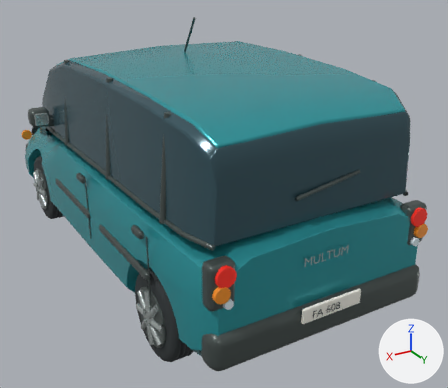
The glTF model vehicles/multum.glb as it was, and as the next commit left it.
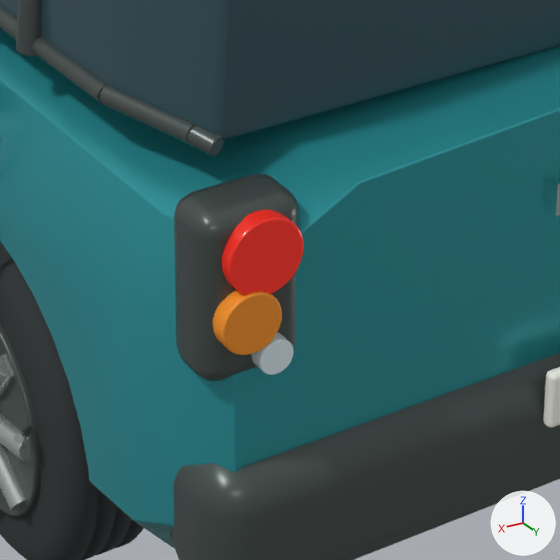
The first picture shows the older version from a 50 mm camera at (2.28, 4.53, 2.7) aimed at (-0.24, 0.33, 0.6). The close-ups show the older and then the newer version on the part from 35% to 68% of the width and 54% to 93% of the height of that picture. Only the edits that show in the close-ups are written down. Lighting does not change. The marker at lower right points along +X, +Y and +Z. Where no turn or scale is listed for an object, it has been applied to the vertices. Vertices at exactly the same position are counted once.

In view in the first close-up: 'Däck.003', 'Panoramic glasshouse', 'Rear bumper', 'Rear indicator lens.001', 'Rear lamp housing.001', 'Reversing lens.001', 'Rounded body and short bonnet', 'Tail lamp.001', 'Wheel hub barrel.003', 'Window lower seal.013', 'Window lower seal.014', 'Window pillar.005' and 8 more.
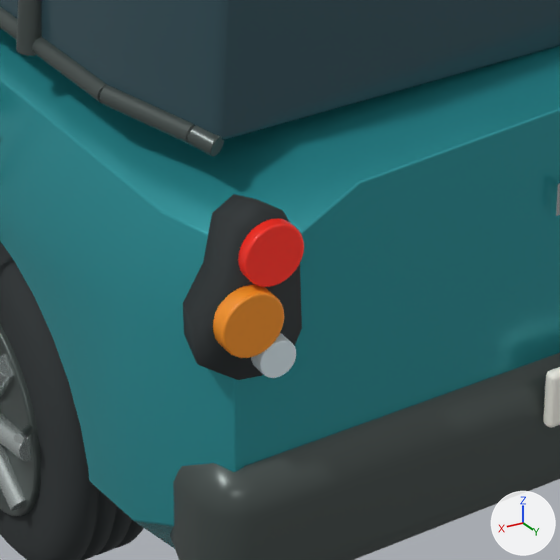
Where the change shows, as pixel boxes [x1, y1, x2, y2] in the close-ups (560 x 560 px):
'Rear lamp housing.001', reshaped, moved (10% shorter)
    before: [174, 174, 299, 381]
    after: [183, 194, 302, 380]
'Tail lamp.001', reshaped, moved (19% narrower, 20% shorter)
    before: [222, 210, 304, 295]
    after: [238, 219, 304, 287]
'Rear indicator lens.001', moved
    before: [213, 290, 282, 355]
    after: [213, 285, 284, 358]
'Reversing lens.001', moved
    before: [251, 332, 293, 375]
    after: [251, 333, 296, 378]
part 1 of me_cube_015, deleted
    before: [174, 174, 299, 381]
part 2 of me_cube_015, added
    after: [183, 194, 302, 380]

Diff of the bpy script that builds the scene:
```diff
--- a/vehicles/multum.glb.py
+++ b/vehicles/multum.glb.py
@@ me_cube_015 @@
 # used by ob_rear_lamp_housing_001; location = (0.754, 1.938, 0.865)
-me_cube_015.from_pydata(...)  # 96 vertices, 188 faces; spans x -0.09..0.09, y -0.058..0.058, z -0.148..0.148
-me_cube_015.materials.append(mat_graphite_trim)  # dark grey #4d5755
+me_cube_015.from_pydata(...)  # 30 vertices, 56 faces; spans x 0.67..0.847, y 1.912..1.998, z 0.707..1.015
+# me_cube_015 part 1: 96 vertices removed from x -0.09..0.09, y -0.058..0.058, z -0.148..0.148
+# me_cube_015 part 2: 30 vertices added at x 0.67..0.847, y 1.912..1.998, z 0.707..1.015
+me_cube_015.materials.append(mat_tire_rubber)  # dark grey #2c3234
@@ me_cylinder_085 @@
 # used by ob_tail_lamp_001; location = (0.748, 2.0, 0.937)
-me_cylinder_085.from_pydata(...)  # 192 vertices, 380 faces; spans x -0.065..0.065, y -0.017..0.017, z -0.065..0.065
+me_cylinder_085.from_pydata(...)  # 192 vertices, 380 faces; spans x -0.052..0.052, y -0.017..0.017, z -0.052..0.052
+# me_cylinder_085 part 3: 192 of 192 vertices moved; they spanned x -0.065..0.065, y -0.017..0.017, z -0.065..0.065 and now span x -0.052..0.052, y -0.017..0.017, z -0.052..0.052; mean shift (0.0, 0.0, 0.0)
 me_cylinder_085.materials.append(mat_tail_lamp)
@@ ob_rear_indicator_lens_001 @@
 ob_rear_indicator_lens_001 = bpy.data.objects.new('Rear indicator lens.001', me_cylinder_086)
-ob_rear_indicator_lens_001.location = (0.776, 2.006, 0.835)
+ob_rear_indicator_lens_001.location = (0.777, 2.011, 0.835)
@@ ob_rear_lamp_housing_001 @@
 ob_rear_lamp_housing_001 = bpy.data.objects.new('Rear lamp housing.001', me_cube_015)
-ob_rear_lamp_housing_001.location = (0.754, 1.938, 0.865)
+ob_rear_lamp_housing_001.location = (0.0, 0.0, 0.0)
@@ ob_reversing_lens_001 @@
 ob_reversing_lens_001 = bpy.data.objects.new('Reversing lens.001', me_cylinder_087)
-ob_reversing_lens_001.location = (0.733, 2.004, 0.762)
+ob_reversing_lens_001.location = (0.733, 2.009, 0.761)
@@ ob_tail_lamp_001 @@
 ob_tail_lamp_001 = bpy.data.objects.new('Tail lamp.001', me_cylinder_085)
-ob_tail_lamp_001.location = (0.748, 2.0, 0.937)
+ob_tail_lamp_001.location = (0.735, 2.001, 0.937)
```
